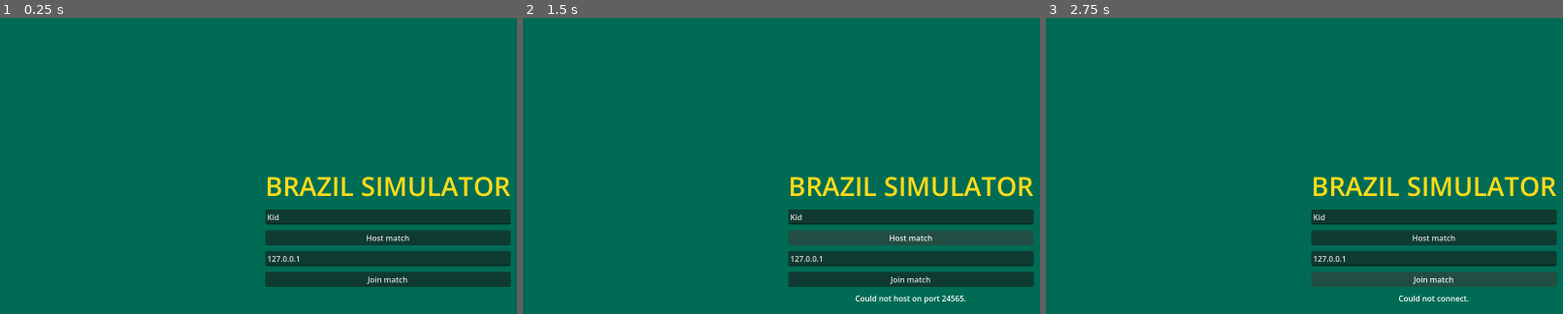
Above: before the commit, frames 1-3 (left to right).
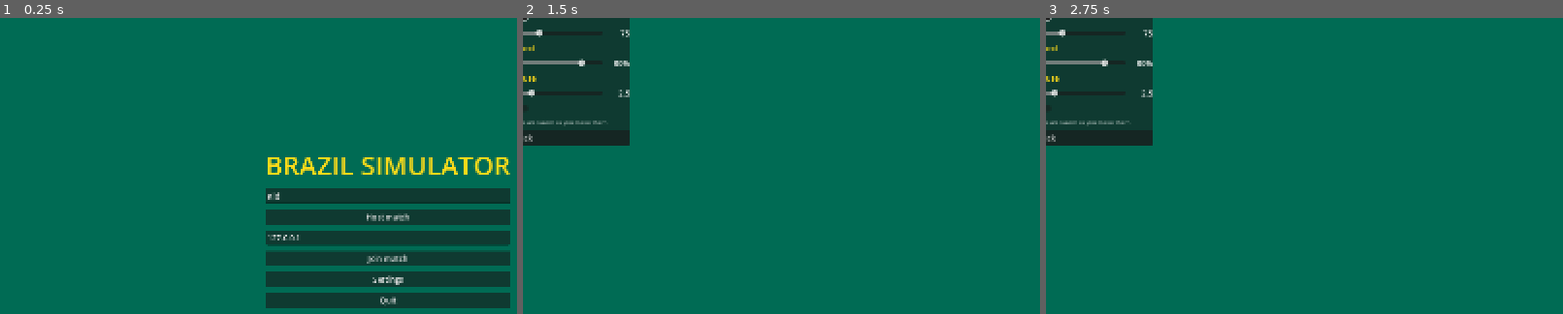
Above: after the commit, the same moments.

Repository: harrisontolley/brazilsimulator
Game: Godot game, scene res://scenes/main_menu.tscn
Two runs of this game, one before a commit and one after it. Both use one fixed random seed, a clock stepped at 60 frames per second and the inputs below.
Inputs (mouse positions are in pixels of both pictures, inside the frame that each line leads up to):
- Up to frame 1 (0.25 s): no input
- Up to frame 2 (1.5 s): click (910, 278) at 0.5 s, where only the run after the commit has a clickable "Settings"; click (910, 237) at 1.25 s, where only the run before the commit has a clickable "Host match"
- Up to frame 3 (2.75 s): click (1433, 278) at 2 s, where only the run before the commit has a clickable "Join match"

The runs differ from the first frame. In frame 1, 8.5% of the frame differs, in the area x 51-99%, y 47-99%; in frame 2, 20%, in the area x 0-99%, y 0-97%; in frame 3, 20%.

Commit message:
Settings menu with saved preferences: window mode, resolution, v-sync, frame cap, anti-aliasing, shadows, field of view, volume, mouse; pause menu on Esc, F11 fullscreen
Co-Authored-By: Claude Opus 5.5 <noreply@anthropic.com>

Diff:
--- /dev/null
+++ b/autoload/settings.gd
@@ -0,0 +1,137 @@
+extends Node
+## The player's own preferences: display, sound, controls. Kept in user://settings.cfg, read
+## at launch and written whenever one changes, so the game comes back the way it was left.
+##
+## Anything that wants a setting reads it from here (Settings.fov, Settings.sens ...); the
+## engine-side ones (window, vsync, anti-aliasing, volume) are pushed by apply().
+
+signal changed
+
+## Where they are kept. A test points this somewhere else.
+var path := "user://settings.cfg"
+enum { WINDOWED, BORDERLESS, FULLSCREEN }
+const MODES := ["Windowed", "Borderless fullscreen", "Exclusive fullscreen"]
+const SIZES := [Vector2i(1280, 720), Vector2i(1366, 768), Vector2i(1600, 900), Vector2i(1920, 1080), Vector2i(2560, 1440), Vector2i(3840, 2160)]
+const MSAA := ["Off", "2x", "4x", "8x"]
+const FPS_CAPS := [0, 30, 60, 120, 144, 240]
+
+## Window mode (WINDOWED / BORDERLESS / FULLSCREEN).
+var mode := WINDOWED
+## Window size when windowed. In fullscreen it sets how finely the 3D view is drawn: the
+## picture is rendered at this height and scaled to the screen.
+var size := Vector2i(1600, 900)
+var vsync := true
+## Frames per second to stop at, 0 for no limit.
+var fps_cap := 0
+## Index into MSAA.
+var msaa := 1
+var shadows := true
+## 0..1.
+var volume := 0.8
+var fov := 75.0
+## Radians of turn per pixel of mouse.
+var sens := 0.0025
+var invert_y := false
+## Remembered from the menu.
+var player_name := ""
+var last_ip := "127.0.0.1"
+
+# A run driven from the command line for testing leaves the player's window alone.
+var _scripted := false
+
+
+func _ready() -> void:
+	process_mode = Node.PROCESS_MODE_ALWAYS
+	for a in OS.get_cmdline_user_args():
+		if a.begins_with("--test=") or a.begins_with("--shot=") or a.begins_with("--out="):
+			_scripted = true
+	if _scripted:
+		return
+	_load()
+	apply()
+
+
+func _unhandled_key_input(e: InputEvent) -> void:
+	if e is InputEventKey and e.pressed and not e.echo and e.physical_keycode == KEY_F11:
+		mode = WINDOWED if mode != WINDOWED else BORDERLESS
+		save()
+		get_viewport().set_input_as_handled()
+
+
+func _load() -> void:
+	var cfg := ConfigFile.new()
+	if cfg.load(path) != OK:
+		return
+	mode = clampi(cfg.get_value("display", "mode", mode), WINDOWED, FULLSCREEN)
+	size = cfg.get_value("display", "size", size)
+	vsync = cfg.get_value("display", "vsync", vsync)
+	fps_cap = cfg.get_value("display", "fps_cap", fps_cap)
+	msaa = clampi(cfg.get_value("display", "msaa", msaa), 0, MSAA.size() - 1)
+	shadows = cfg.get_value("display", "shadows", shadows)
+	volume = clampf(cfg.get_value("audio", "volume", volume), 0.0, 1.0)
+	fov = clampf(cfg.get_value("controls", "fov", fov), 60.0, 110.0)
+	sens = clampf(cfg.get_value("controls", "sens", sens), 0.0005, 0.01)
+	invert_y = cfg.get_value("controls", "invert_y", invert_y)
+	player_name = cfg.get_value("player", "name", player_name)
+	last_ip = cfg.get_value("player", "last_ip", last_ip)
+
+
+## Writes everything to disk and puts it into effect.
+func save() -> void:
+	if _scripted:
+		return
+	var cfg := ConfigFile.new()
+	cfg.set_value("display", "mode", mode)
+	cfg.set_value("display", "size", size)
+	cfg.set_value("display", "vsync", vsync)
+	cfg.set_value("display", "fps_cap", fps_cap)
+	cfg.set_value("display", "msaa", msaa)
+	cfg.set_value("display", "shadows", shadows)
+	cfg.set_value("audio", "volume", volume)
+	cfg.set_value("controls", "fov", fov)
+	cfg.set_value("controls", "sens", sens)
+	cfg.set_value("controls", "invert_y", invert_y)
+	cfg.set_value("player", "name", player_name)
+	cfg.set_value("player", "last_ip", last_ip)
+	cfg.save(path)
+	apply()
+
+
+## The sizes worth offering on this screen.
+func sizes() -> Array:
+	var screen := DisplayServer.screen_get_size()
+	var out: Array = []
+	for s in SIZES:
+		if s.x <= screen.x and s.y <= screen.y:
+			out.append(s)
+	if not out.has(screen):
+		out.append(screen)
+	return out
+
+
+func apply() -> void:
+	var root := get_tree().root
+	var screen := DisplayServer.screen_get_size()
+	match mode:
+		WINDOWED:
+			DisplayServer.window_set_mode(DisplayServer.WINDOW_MODE_WINDOWED)
+			DisplayServer.window_set_flag(DisplayServer.WINDOW_FLAG_BORDERLESS, false)
+			var s := Vector2i(mini(size.x, screen.x), mini(size.y, screen.y))
+			if DisplayServer.window_get_size() != s:
+				DisplayServer.window_set_size(s)
+				DisplayServer.window_set_position(DisplayServer.screen_get_position() + (screen - s) / 2)
+			root.scaling_3d_scale = 1.0
+		BORDERLESS:
+			DisplayServer.window_set_mode(DisplayServer.WINDOW_MODE_FULLSCREEN)
+			root.scaling_3d_scale = clampf(float(size.y) / screen.y, 0.3, 1.0)
+		FULLSCREEN:
+			DisplayServer.window_set_mode(DisplayServer.WINDOW_MODE_EXCLUSIVE_FULLSCREEN)
+			root.scaling_3d_scale = clampf(float(size.y) / screen.y, 0.3, 1.0)
+	DisplayServer.window_set_vsync_mode(DisplayServer.VSYNC_ENABLED if vsync else DisplayServer.VSYNC_DISABLED)
+	Engine.max_fps = fps_cap
+	root.msaa_3d = [Viewport.MSAA_DISABLED, Viewport.MSAA_2X, Viewport.MSAA_4X, Viewport.MSAA_8X][msaa]
+	AudioServer.set_bus_volume_db(0, linear_to_db(maxf(volume, 0.0001)))
+	AudioServer.set_bus_mute(0, volume <= 0.001)
+	if Net.game != null and Net.game.world != null and Net.game.world.sun != null:
+		Net.game.world.sun.shadow_enabled = shadows
+	changed.emit()
--- a/project.godot
+++ b/project.godot
@@ -20,11 +20,14 @@
 Crime="*res://autoload/crime.gd"
 Mic="*res://autoload/mic.gd"
 Sfx="*res://autoload/sfx.gd"
+Settings="*res://autoload/settings.gd"
 
 [display]
 
 window/size/viewport_width=1600
 window/size/viewport_height=900
+window/stretch/mode="canvas_items"
+window/stretch/aspect="expand"
 
 [physics]
 
--- a/scenes/game.gd
+++ b/scenes/game.gd
@@ -645,6 +645,33 @@
 			await get_tree().create_timer(0.3).timeout
 			var out: bool = pl.st.jail <= 0.0 and pl.st.fug and pl.st.heat == 2 and Places.room_at(pl.global_position) < 0
 			debug_result("prison", long and cut and added and alive and out and inmates > 20, "sentence ok %s work %s guard %s survives %s escaped %s inmates %d" % [long, cut, added, alive, out, inmates])
+		"settings":
+			# Change things, save, forget them, load: they come back. And the menu builds.
+			Settings._scripted = false
+			Settings.path = "user://settings_test.cfg"
+			Settings.mode = Settings.BORDERLESS
+			Settings.size = Vector2i(1280, 720)
+			Settings.fov = 95.0
+			Settings.sens = 0.004
+			Settings.volume = 0.3
+			Settings.vsync = false
+			Settings.save()
+			Settings.mode = Settings.WINDOWED
+			Settings.size = Vector2i(1600, 900)
+			Settings.fov = 75.0
+			Settings.sens = 0.0025
+			Settings.volume = 0.8
+			Settings.vsync = true
+			Settings._load()
+			var kept: bool = Settings.mode == Settings.BORDERLESS and Settings.size == Vector2i(1280, 720) and is_equal_approx(Settings.fov, 95.0) and is_equal_approx(Settings.sens, 0.004) and is_equal_approx(Settings.volume, 0.3) and not Settings.vsync
+			var quiet: bool = absf(db_to_linear(AudioServer.get_bus_volume_db(0)) - 0.3) < 0.01
+			hud.open_pause()
+			await get_tree().process_frame
+			var rows: int = hud._menu._list.get_child_count()
+			hud.close_pause()
+			DirAccess.remove_absolute(ProjectSettings.globalize_path(Settings.path))
+			Settings._scripted = true
+			debug_result("settings", kept and quiet and rows > 12 and not hud.menu_open, "kept %s volume applied %s menu rows %d" % [kept, quiet, rows])
 		"crouch":
 			local_player.global_position = Vector3(-20, 0.2, 45)
 			Input.action_press("crouch")
--- a/scenes/main_menu.gd
+++ b/scenes/main_menu.gd
@@ -1,8 +1,12 @@
 extends Control
+
+const SettingsMenu := preload("res://scenes/ui/settings_menu.gd")
 
 var _name: LineEdit
 var _ip: LineEdit
 var _status: Label
+var _box: VBoxContainer
+var _settings: Control
 
 
 func _ready() -> void:
@@ -20,6 +24,7 @@
 	box.custom_minimum_size.x = 360
 	box.add_theme_constant_override("separation", 12)
 	add_child(box)
+	_box = box
 
 	var title := Label.new()
 	title.text = "BRAZIL SIMULATOR"
@@ -30,7 +35,7 @@
 
 	_name = LineEdit.new()
 	_name.placeholder_text = "Name"
-	_name.text = Net.local_name
+	_name.text = Settings.player_name if Settings.player_name != "" else Net.local_name
 	box.add_child(_name)
 
 	var host_btn := Button.new()
@@ -40,13 +45,23 @@
 
 	_ip = LineEdit.new()
 	_ip.placeholder_text = "Host IP"
-	_ip.text = "127.0.0.1"
+	_ip.text = Settings.last_ip
 	box.add_child(_ip)
 
 	var join_btn := Button.new()
 	join_btn.text = "Join match"
 	join_btn.pressed.connect(_join)
 	box.add_child(join_btn)
+
+	var settings_btn := Button.new()
+	settings_btn.text = "Settings"
+	settings_btn.pressed.connect(_open_settings)
+	box.add_child(settings_btn)
+
+	var quit_btn := Button.new()
+	quit_btn.text = "Quit"
+	quit_btn.pressed.connect(func(): get_tree().quit())
+	box.add_child(quit_btn)
 
 	_status = Label.new()
 	_status.horizontal_alignment = HORIZONTAL_ALIGNMENT_CENTER
@@ -65,6 +80,15 @@
 			_join.call_deferred()
 
 
+func _open_settings() -> void:
+	_box.visible = false
+	_settings = SettingsMenu.new()
+	_settings.closed.connect(func():
+		_settings.queue_free()
+		_box.visible = true)
+	add_child(_settings)
+
+
 func _host() -> void:
 	_apply_name()
 	if not Net.host():
@@ -81,3 +105,6 @@
 func _apply_name() -> void:
 	var n := _name.text.strip_edges()
 	Net.local_name = n if n != "" else "Kid"
+	Settings.player_name = n
+	Settings.last_ip = _ip.text.strip_edges()
+	Settings.save()
--- a/scenes/player/player.gd
+++ b/scenes/player/player.gd
@@ -59,7 +59,6 @@
 const RIDE_ACCEL := 13.0
 const RIDE_BRAKE := 24.0
 const RIDE_STEER := 2.0
-const SENS := 0.0025
 const ROB_RANGE := 4.0
 const HEAD := Vector3(0, 1.3, 0)
 ## Kit characters are adult-sized; the players are kids.
@@ -347,18 +346,18 @@
 	var captured := Controls.playing()
 	if e is InputEventMouseMotion and captured:
 		# Scales with the aim zoom, not with the speed widening on top of it.
-		var s: float = SENS * rig.fov_target / 75.0
+		var s: float = Settings.sens * rig.fov_target / Settings.fov
 		rotate_y(-e.relative.x * s)
-		rig.pitch(-e.relative.y * s)
+		rig.pitch(e.relative.y * s * (1.0 if Settings.invert_y else -1.0))
 	elif e is InputEventMouseButton and e.pressed:
 		if e.button_index == MOUSE_BUTTON_WHEEL_UP:
 			rig.zoom(-1)
 		elif e.button_index == MOUSE_BUTTON_WHEEL_DOWN:
 			rig.zoom(1)
-		elif not captured and not Net.game.hud.shop_open:
+		elif not captured and not Net.game.hud.shop_open and not Net.game.hud.menu_open:
 			Input.mouse_mode = Input.MOUSE_MODE_CAPTURED
 	elif e.is_action_pressed("ui_cancel"):
-		Input.mouse_mode = Input.MOUSE_MODE_VISIBLE
+		Net.game.hud.open_pause()
 
 
 func _physics_process(delta: float) -> void:
@@ -982,7 +981,7 @@
 
 	# Meth: sniper zoom while high, shakes on the way down, twitching on overdose.
 	var aiming := captured and Input.is_action_pressed("aim")
-	rig.fov_target = (20.0 if is_sniper() else 55.0) if aiming else 75.0
+	rig.fov_target = (20.0 if is_sniper() else Settings.fov * 0.73) if aiming else Settings.fov
 	match drug_phase("meth"):
 		"down": rig.shake = 0.012
 		"od": rig.shake = 0.04
--- a/scenes/ui/hud.gd
+++ b/scenes/ui/hud.gd
@@ -8,7 +8,11 @@
 const PING_TIME := 2.5
 const PING_RADIUS := 230.0
 
+const SettingsMenu := preload("res://scenes/ui/settings_menu.gd")
+
 var shop_open := false
+## The pause menu (Esc) is up: settings, leave, quit. The match carries on behind it.
+var menu_open := false
 
 var _root: Control
 var _tint: ColorRect
@@ -26,6 +30,7 @@
 var _prompt: Label
 var _mark: Label
 var _result: Label
+var _menu: Control
 var _mark_t := 0.0
 var _hold_bar: ProgressBar
 var _rob_bar: ProgressBar
@@ -89,7 +94,7 @@
 	_heat.horizontal_alignment = HORIZONTAL_ALIGNMENT_RIGHT
 	var help := _label(tr, 13, Color(1, 1, 1, 0.65))
 	help.horizontal_alignment = HORIZONTAL_ALIGNMENT_RIGHT
-	help.text = "WASD move  Shift sprint\nHold Space to hop: st …(474 unchanged characters)… bble, hit it to shoot\nTab scores   Esc free mouse"
+	help.text = "WASD move  Shift sprint\nHold Space to hop: st …(474 unchanged characters)… bble, hit it to shoot\nTab scores   Esc menu / settings   F11 fullscreen"
 
 	# Bottom centre: robbery.
 	var bc := _vbox(Control.PRESET_CENTER_BOTTOM, Vector2(0, -24))
@@ -427,8 +432,31 @@
 	Input.mouse_mode = Input.MOUSE_MODE_CAPTURED
 
 
+## Esc: the pause menu, with the settings in it.
+func open_pause() -> void:
+	if menu_open:
+		return
+	menu_open = true
+	_menu = SettingsMenu.new()
+	_menu.in_game = true
+	_menu.closed.connect(close_pause)
+	_root.add_child(_menu)
+	Input.mouse_mode = Input.MOUSE_MODE_VISIBLE
+
+
+func close_pause() -> void:
+	if not menu_open:
+		return
+	menu_open = false
+	_menu.queue_free()
+	Input.mouse_mode = Input.MOUSE_MODE_CAPTURED
+
+
 func _unhandled_input(e: InputEvent) -> void:
-	if shop_open and (e.is_action_pressed("ui_cancel") or e.is_action_pressed("interact")):
+	if menu_open and e.is_action_pressed("ui_cancel"):
+		close_pause()
+		get_viewport().set_input_as_handled()
+	elif shop_open and (e.is_action_pressed("ui_cancel") or e.is_action_pressed("interact")):
 		close_shop()
 		get_viewport().set_input_as_handled()
 
--- /dev/null
+++ b/scenes/ui/settings_menu.gd
@@ -0,0 +1,148 @@
+extends PanelContainer
+## The settings panel, built in code like the rest of the interface. Shown from the main menu
+## and, in a match, from the pause menu on Esc. Every control writes straight through to
+## Settings, which applies and saves it: there is no Apply button to forget.
+
+signal closed
+
+## In a match there are also buttons to carry on, leave, or quit.
+var in_game := false
+
+var _list: VBoxContainer
+
+
+func _ready() -> void:
+	set_anchors_preset(Control.PRESET_CENTER)
+	grow_horizontal = Control.GROW_DIRECTION_BOTH
+	grow_vertical = Control.GROW_DIRECTION_BOTH
+	_list = VBoxContainer.new()
+	_list.custom_minimum_size.x = 440
+	_list.add_theme_constant_override("separation", 8)
+	add_child(_list)
+
+	_heading("PAUSED" if in_game else "SETTINGS")
+	if in_game:
+		_button("Resume", func(): closed.emit())
+
+	_heading("Display")
+	var modes := _options("Window", Settings.MODES, Settings.mode)
+	modes.item_selected.connect(func(k: int):
+		Settings.mode = k
+		Settings.save())
+	var sizes: Array = Settings.sizes()
+	var names: Array = []
+	for s in sizes:
+		names.append("%d x %d" % [s.x, s.y])
+	var res := _options("Resolution", names, maxi(sizes.find(Settings.size), 0))
+	res.item_selected.connect(func(k: int):
+		Settings.size = sizes[k]
+		Settings.save())
+	_check("V-Sync", Settings.vsync, func(on: bool):
+		Settings.vsync = on
+		Settings.save())
+	var caps: Array = []
+	for c in Settings.FPS_CAPS:
+		caps.append("Unlimited" if c == 0 else "%d fps" % c)
+	var cap := _options("Frame rate limit", caps, maxi(Settings.FPS_CAPS.find(Settings.fps_cap), 0))
+	cap.item_selected.connect(func(k: int):
+		Settings.fps_cap = Settings.FPS_CAPS[k]
+		Settings.save())
+	var aa := _options("Anti-aliasing", Settings.MSAA, Settings.msaa)
+	aa.item_selected.connect(func(k: int):
+		Settings.msaa = k
+		Settings.save())
+	_check("Shadows", Settings.shadows, func(on: bool):
+		Settings.shadows = on
+		Settings.save())
+	_slider("Field of view", 60.0, 110.0, 1.0, Settings.fov, "%d", func(v: float):
+		Settings.fov = v
+		Settings.save())
+
+	_heading("Sound")
+	_slider("Volume", 0.0, 100.0, 1.0, Settings.volume * 100.0, "%d%%", func(v: float):
+		Settings.volume = v / 100.0
+		Settings.save())
+
+	_heading("Mouse")
+	_slider("Sensitivity", 0.5, 10.0, 0.1, Settings.sens * 1000.0, "%.1f", func(v: float):
+		Settings.sens = v / 1000.0
+		Settings.save())
+	_check("Invert look up / down", Settings.invert_y, func(on: bool):
+		Settings.invert_y = on
+		Settings.save())
+
+	var note := Label.new()
+	note.text = "F11 toggles fullscreen. Changes are saved as you make them."
+	note.add_theme_font_size_override("font_size", 12)
+	note.modulate = Color(1, 1, 1, 0.6)
+	note.horizontal_alignment = HORIZONTAL_ALIGNMENT_CENTER
+	_list.add_child(note)
+
+	if in_game:
+		_button("Leave match", func(): Net.leave())
+		_button("Quit game", func(): get_tree().quit())
+	else:
+		_button("Back", func(): closed.emit())
+
+
+func _heading(text: String) -> void:
+	var l := Label.new()
+	l.text = text
+	l.horizontal_alignment = HORIZONTAL_ALIGNMENT_CENTER
+	l.add_theme_color_override("font_color", Color(1.0, 0.86, 0.1))
+	_list.add_child(l)
+
+
+func _button(text: String, on_press: Callable) -> void:
+	var b := Button.new()
+	b.text = text
+	b.pressed.connect(on_press)
+	_list.add_child(b)
+
+
+## A labelled row; returns the box to put the control in.
+func _row(text: String) -> HBoxContainer:
+	var row := HBoxContainer.new()
+	var l := Label.new()
+	l.text = text
+	l.custom_minimum_size.x = 190
+	row.add_child(l)
+	_list.add_child(row)
+	return row
+
+
+func _options(text: String, items: Array, selected: int) -> OptionButton:
+	var o := OptionButton.new()
+	for item in items:
+		o.add_item(item)
+	o.selected = selected
+	o.size_flags_horizontal = Control.SIZE_EXPAND_FILL
+	_row(text).add_child(o)
+	return o
+
+
+func _check(text: String, on: bool, on_toggle: Callable) -> void:
+	var c := CheckButton.new()
+	c.button_pressed = on
+	c.toggled.connect(on_toggle)
+	_row(text).add_child(c)
+
+
+func _slider(text: String, lo: float, hi: float, step: float, value: float, fmt: String, on_change: Callable) -> void:
+	var row := _row(text)
+	var s := HSlider.new()
+	s.min_value = lo
+	s.max_value = hi
+	s.step = step
+	s.value = value
+	s.size_flags_horizontal = Control.SIZE_EXPAND_FILL
+	s.size_flags_vertical = Control.SIZE_SHRINK_CENTER
+	row.add_child(s)
+	var shown := Label.new()
+	shown.custom_minimum_size.x = 52
+	shown.horizontal_alignment = HORIZONTAL_ALIGNMENT_RIGHT
+	shown.text = fmt % (int(value) if fmt.contains("d") else value)
+	row.add_child(shown)
+	s.value_changed.connect(func(v: float): shown.text = fmt % (int(v) if fmt.contains("d") else v))
+	# Save once the handle is let go, not on every pixel of the drag.
+	s.drag_ended.connect(func(_moved: bool): on_change.call(s.value))
--- a/scenes/world/beach.gd
+++ b/scenes/world/beach.gd
@@ -80,7 +80,7 @@
 	sun = DirectionalLight3D.new()
 	sun.light_color = Color(1.0, 0.95, 0.85)
 	sun.light_energy = 1.0
-	sun.shadow_enabled = true
+	sun.shadow_enabled = Settings.shadows
 	sun.directional_shadow_max_distance = 140.0
 	add_child(sun)
 	# High over the sea and a little toward Sugarloaf, so the seafront is lit.
